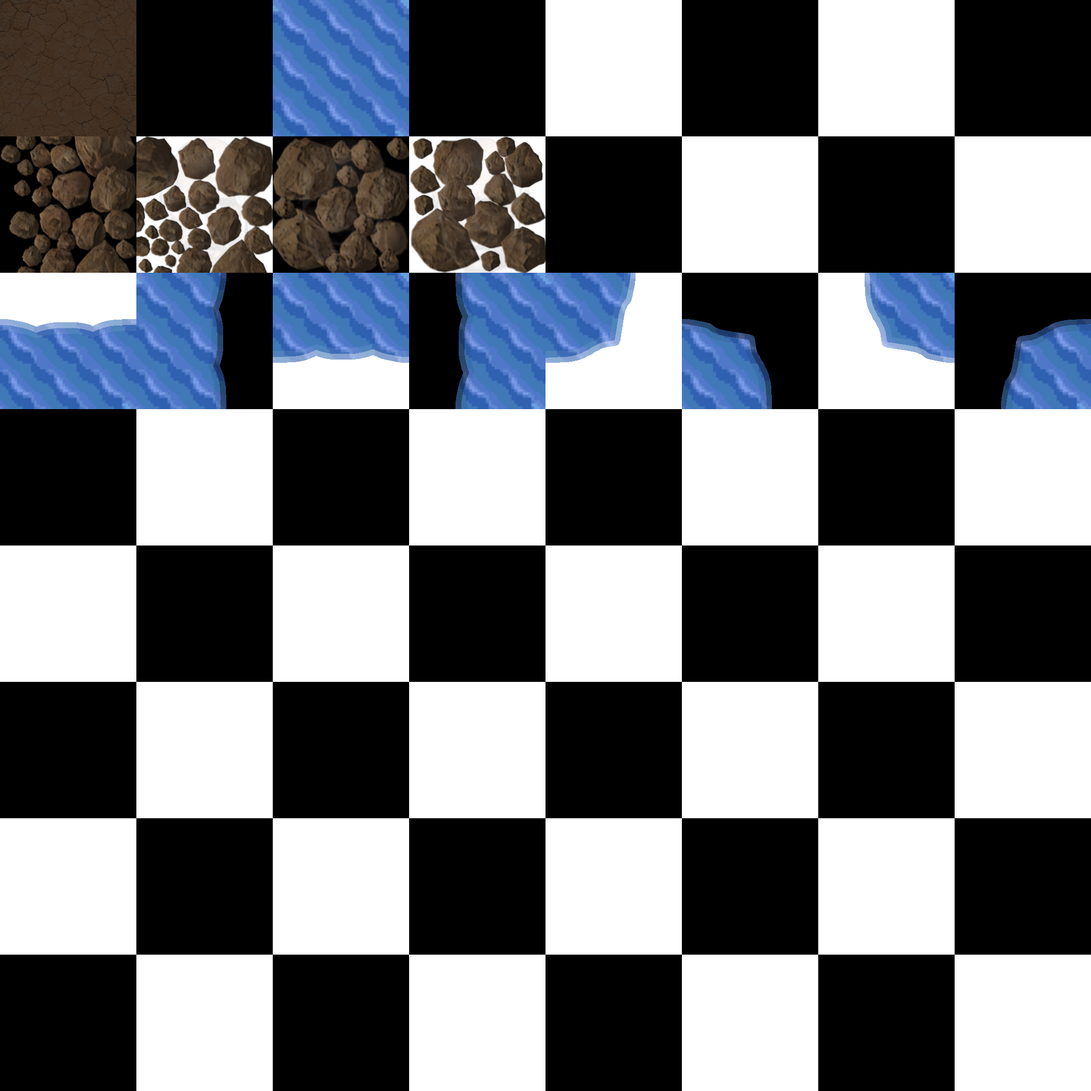
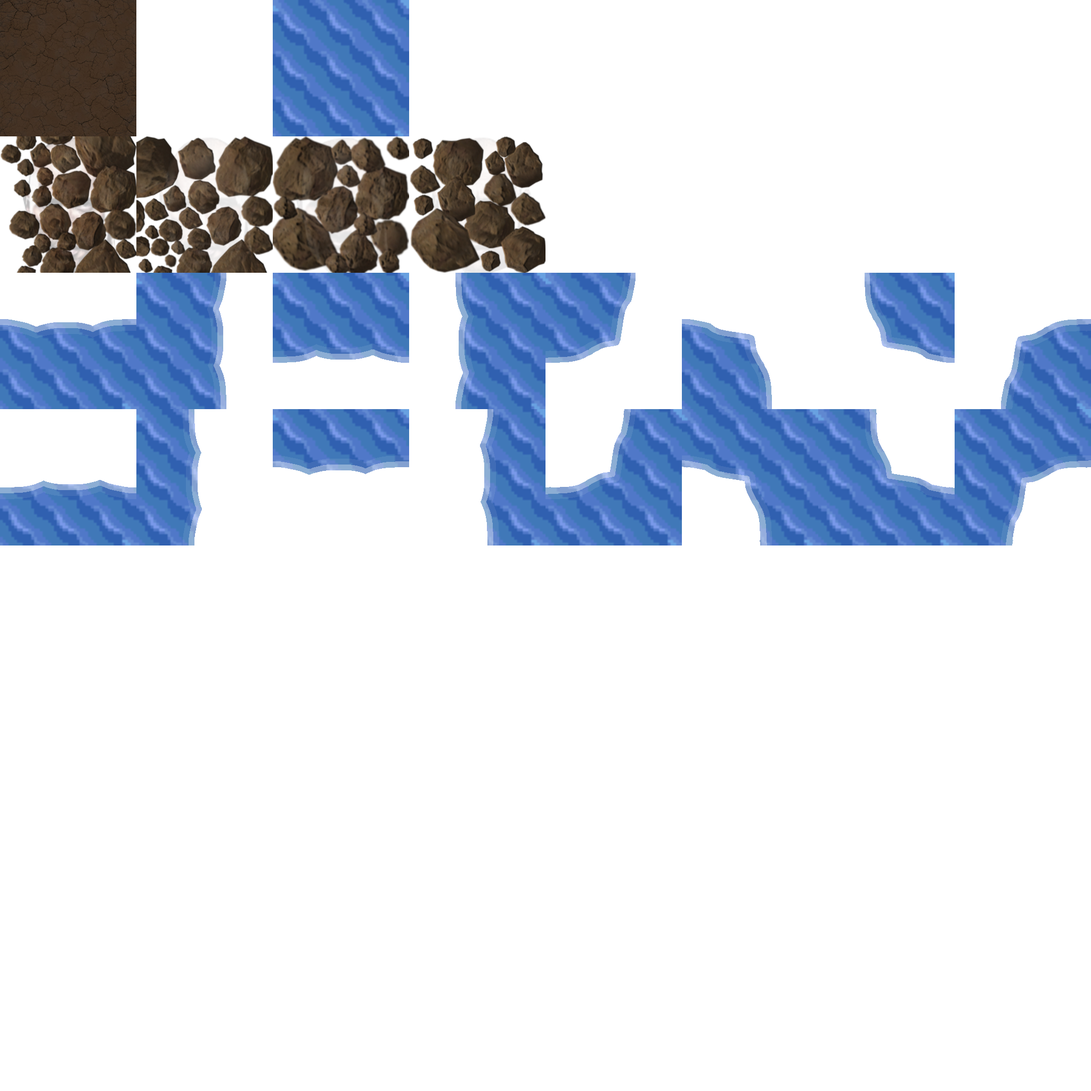
Two versions of the same layered image (1091 x 1091). Layer-by-layer changes:
added layer "Pasted Layer #1" above "Pasted Layer" over [818, 409, 956, 546]
added layer "Pasted Layer" above "Shore BR" over [0, 480, 137, 546]
added layer "Shore BR" above "Shore TR" over [545, 409, 683, 546]
added layer "Shore TR" above "Shore TL" over [682, 409, 819, 546]
added layer "Shore TL" above "Shore Right" over [955, 409, 1091, 546]
added layer "Shore Right" above "Shore Top" over [480, 409, 546, 546]
added layer "Shore Top" above "Shore Left" over [272, 409, 410, 475]
added layer "Shore Left" above "Water BR" over [136, 409, 202, 546]
renamed "Pasted Layer" to "Rock #4", moved it above "Rock #3" over [432, 139, 531, 272]
hid "Stencil" over [0, 0, 1091, 1091]
